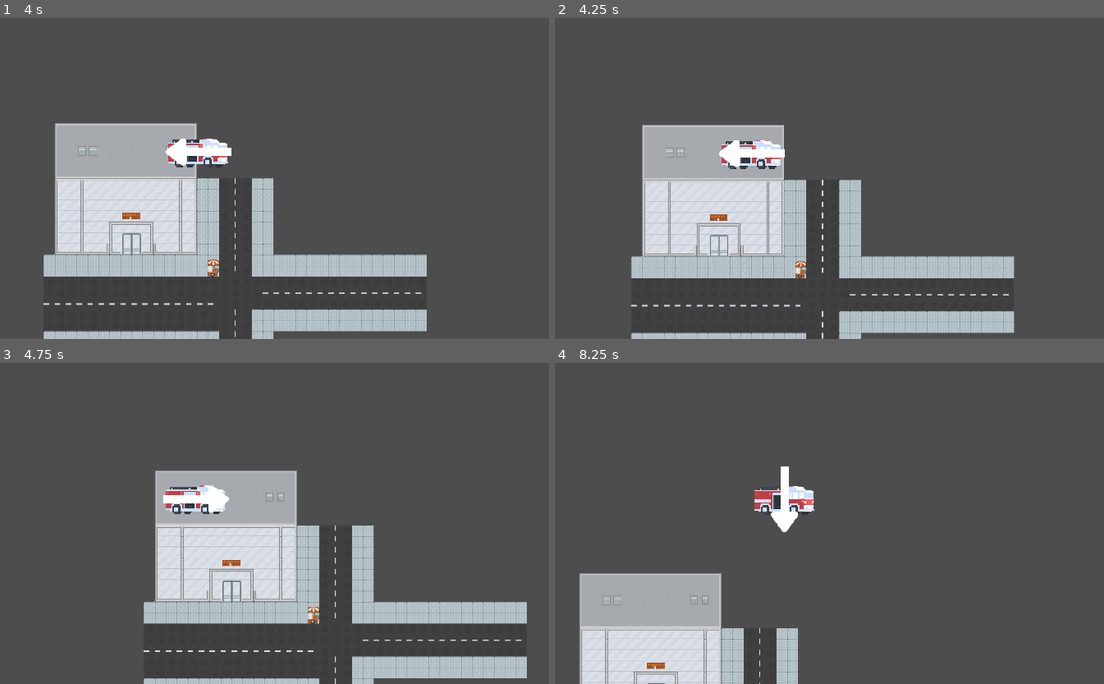
Above: before the commit, frames 1-4 (two rows, left to right).
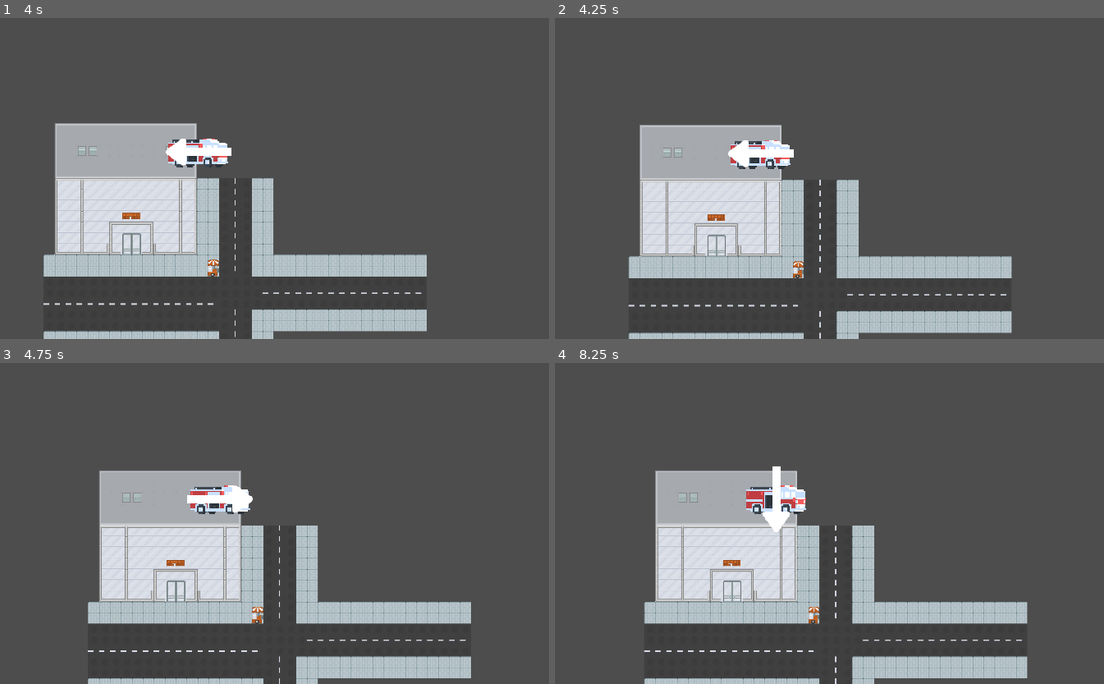
Above: after the commit, the same moments.

Repository: firefly2442/godot-tor-sven-game
Game: Godot game, scene res://scenes/City.tscn
The game is run twice, just before and just after one commit, with the same random seed, the same clock (stepped at 60 frames per second) and the same inputs. This scene is started directly instead of the project's main scene.
Inputs:
- Up to frame 1 (4 s): tap Enter (action_p2) at 0.5, 1.35 s; hold D (right_p1) 0.53-1.28 s; hold E (action_p1) 0.53-1.28 s; hold Q (back_p1) 1.28-2.03 s; hold D (right_p1) 2.03-2.78 s; tap Backspace (back_p2) at 2.1 s; hold W (up_p1) 2.78-3.53 s; tap Down (down_p2) at 2.85 s; hold A (left_p1) from 3.53 s (still down); tap Left (left_p2) at 3.6 s
- Up to frame 2 (4.25 s): keep holding A (left_p1); tap Escape (escape_p1, bound only after the commit) at 4.15 s
- Up to frame 3 (4.75 s): keep holding A (left_p1); tap Right (right_p2) at 4.35 s
- Up to frame 4 (8.25 s): release A (left_p1) at 5.03 s; hold Q (back_p1) 5.03-5.78 s; hold Up (up_p2) 5.03-5.78 s; hold D (right_p1) 5.78-6.53 s; tap E (action_p1) at 5.85 s; hold W (up_p1) 6.53-7.28 s; hold Enter (action_p2) 6.53-7.28 s; hold D (right_p1) 7.28-8.03 s; tap Backspace (back_p2) at 7.35 s; hold Q (back_p1) from 8.03 s (still down); hold Down (down_p2) from 8.03 s (still down)

Frame 1 is identical in both runs. In frame 2, 3.6% of the frame differs, in the area x 13-84%, y 33-100%; in frame 3, 16%; in frame 4, 27%, in the area x 4-87%, y 32-100%.

Commit message:
feat: add escape button for pausing

Diff:
--- a/project.godot
+++ b/project.godot
@@ -95,6 +95,16 @@
 "events": [Object(InputEventKey,"resource_local_to_scene":false,"resource_name":"","device":0,"window_id":0,"alt_presse …(194 unchanged characters)…
 ]
 }
+escape_p1={
+"deadzone": 0.2,
+"events": [Object(InputEventKey,"resource_local_to_scene":false,"resource_name":"","device":-1,"window_id":0,"alt_pressed":false,"shift_pressed":false,"ctrl_pressed":false,"meta_pressed":false,"pressed":false,"keycode":0,"physical_keycode":4194305,"key_label":0,"unicode":0,"location":0,"echo":false,"script":null)
+]
+}
+escape_p2={
+"deadzone": 0.2,
+"events": [Object(InputEventKey,"resource_local_to_scene":false,"resource_name":"","device":-1,"window_id":0,"alt_pressed":false,"shift_pressed":false,"ctrl_pressed":false,"meta_pressed":false,"pressed":false,"keycode":0,"physical_keycode":4194305,"key_label":0,"unicode":0,"location":0,"echo":false,"script":null)
+]
+}
 
 [rendering]
 
--- a/scripts/City.gd
+++ b/scripts/City.gd
@@ -6,3 +6,8 @@
 	# set the player in the middle of the screen
 	playervehicle.z_index = 100 # always draw it on top
 	self.add_child(playervehicle)
+
+func _unhandled_input(event: InputEvent) -> void:
+	if event.is_action_pressed("escape_p1") or event.is_action_pressed("escape_p2"):
+		# TODO: add pause UI screen
+		Utility.paused = true
--- a/scripts/Main.gd
+++ b/scripts/Main.gd
@@ -43,6 +43,10 @@
 		"back": {
 			"type": "button",
 			"button_index": JOY_BUTTON_B  # B button on Xbox controller
+		},
+		"escape": {
+			"type": "button",
+			"button_index": JOY_BUTTON_START  # start button on Xbox controller
 		}
 	}
 
